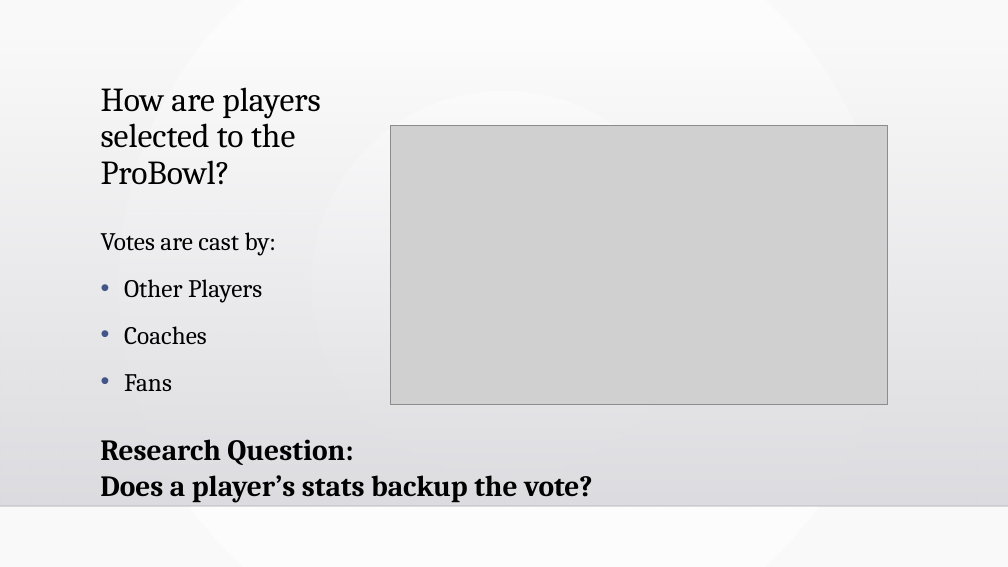
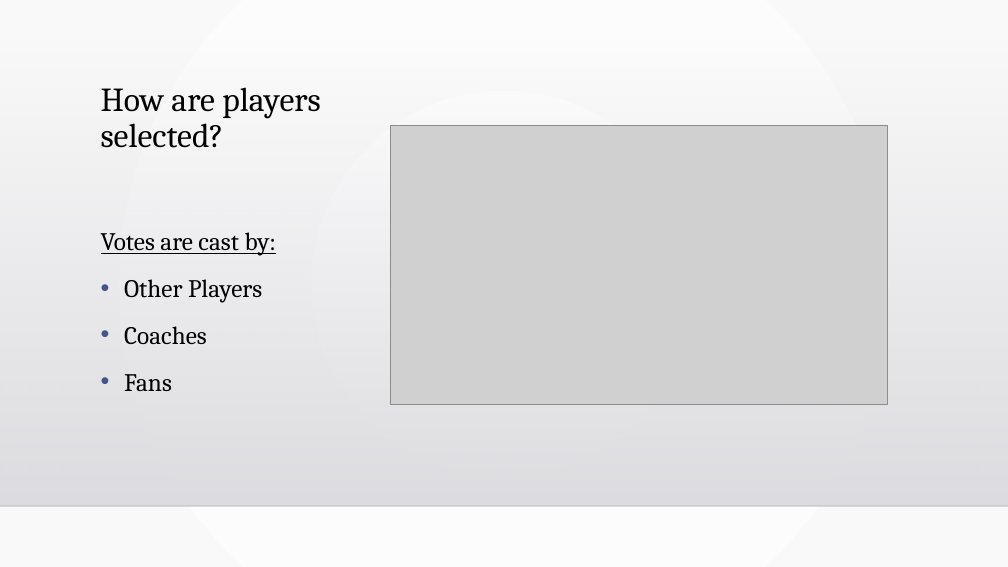
Before and after one commit to alou127/ds_projects, a slide deck: slide 3 of project_2_powepoin.pptx (slide 4 before the commit). Drawn at 1008x567 pixels with LibreOffice and Linux fonts; fonts in the diff are those of the drawing; grey boxes stand for pictures; background and template pictures are left out. Boxes give left, top, right and bottom in pixels: in the first picture for what was removed or moved away, otherwise in the second. Text is boxed around its words. In the diff, an @@ line names an element or a change of style, - is before the commit and + after.

```diff
--- a/project_2_powepoin.pptx
+++ b/project_2_powepoin.pptx
@@ title at bbox=[101, 87, 321, 148]: text changed @@
-How are players selected to the ProBowl?
+How are players selected?
@@ text at bbox=[101, 232, 277, 256]: underline on in "Votes are cast by:" @@
@@ text removed at bbox=[100, 439, 593, 502] @@
-Research Question:
-Does a player’s stats backup the vote?
```
Also in this commit, not shown: 4 other slides changed, 5 slides added, 4 slides removed.
